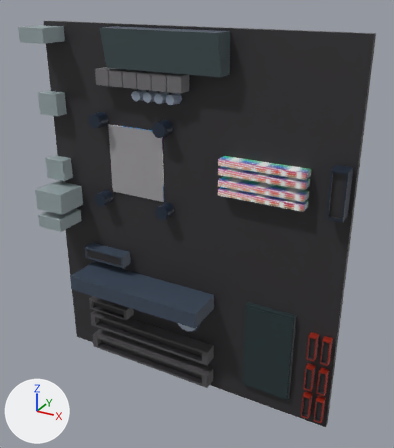
The glTF model assets/motherboard.glb: old version first, new version second.
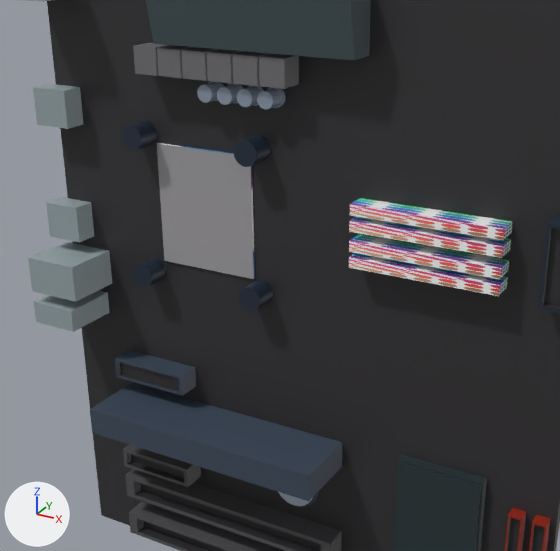
Each version appears first whole from a 50 mm camera at (0.329, -0.556, 0.357) aimed at (0.022, 0.001, 0.078), and next in a close-up on the part from 5% to 86% of the width and 10% to 80% of the height. The axes (+X, +Y, +Z) are drawn at lower left. The lights are the same throughout. Where no turn or scale is listed for an object, it has been applied to the vertices.
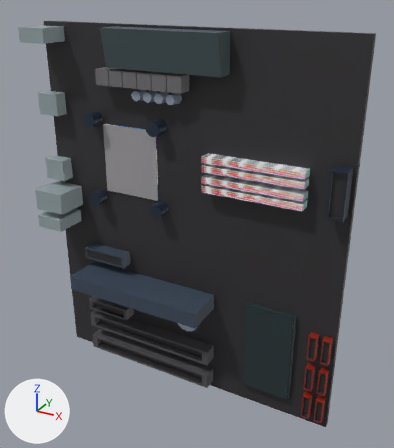
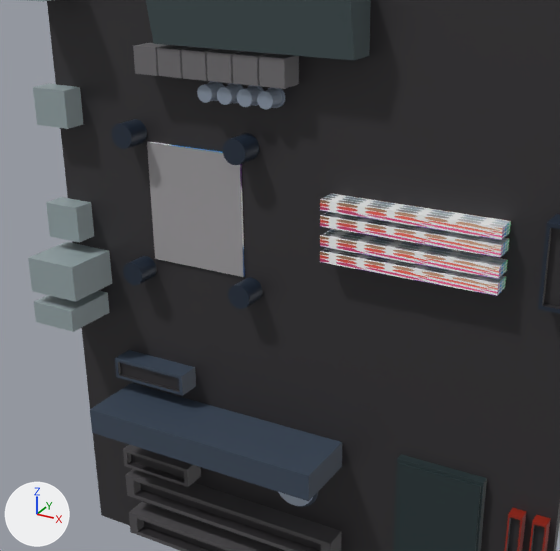
Changed parts and their boxes (x1, y1, x2, y2) in the close-ups (560 x 551 px):
'RAM1_P', moved, turned, rescaled
    before: (349, 234, 509, 296)
    after: (320, 193, 511, 258)
'RAM2_P', moved, turned, rescaled
    before: (349, 198, 513, 258)
    after: (320, 229, 508, 296)
'CPU_SOCKET', moved
    before: (157, 143, 255, 279)
    after: (147, 142, 245, 277)
'COOLER', moved
    before: (121, 120, 273, 312)
    after: (112, 119, 263, 309)

What changed in the scene script:
```text
Change ob_cooler:
    ob_cooler.location: (-0.0727, -0.0022, 0.1427) -> (-0.0817, -0.0022, 0.1427)
Change ob_cpu_socket:
    ob_cpu_socket.location: (-0.0706, 0.0059, 0.1435) -> (-0.0796, 0.0059, 0.1435)
Change ob_ram2_p:
    ob_ram2_p.location: (0.1091, -0.0017, 0.162) -> (0.0974, -0.0017, 0.1364)
    ob_ram2_p.rotation_euler: (0.0, -1.571, 0.0) -> (0.0, 1.571, 0.0)  # degrees (0, -90, 0) -> degrees (0, 90, 0)
    ob_ram2_p.scale: (0.653, 0.653, 0.253) -> (0.653, 0.653, 0.304)
Change ob_ram1_p:
    ob_ram1_p.location: (0.1091, -0.0017, 0.1364) -> (0.0974, -0.0017, 0.162)
    ob_ram1_p.rotation_euler: (0.0, -1.571, 0.0) -> (0.0, 1.571, 0.0)  # degrees (0, -90, 0) -> degrees (0, 90, 0)
    ob_ram1_p.scale: (0.653, 0.653, 0.253) -> (0.653, 0.653, 0.304)
```
